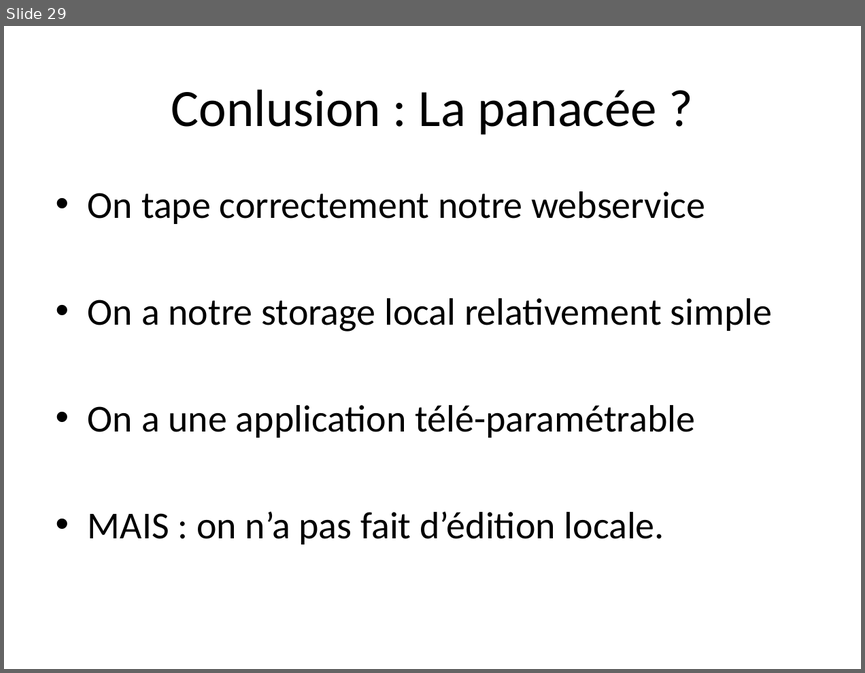
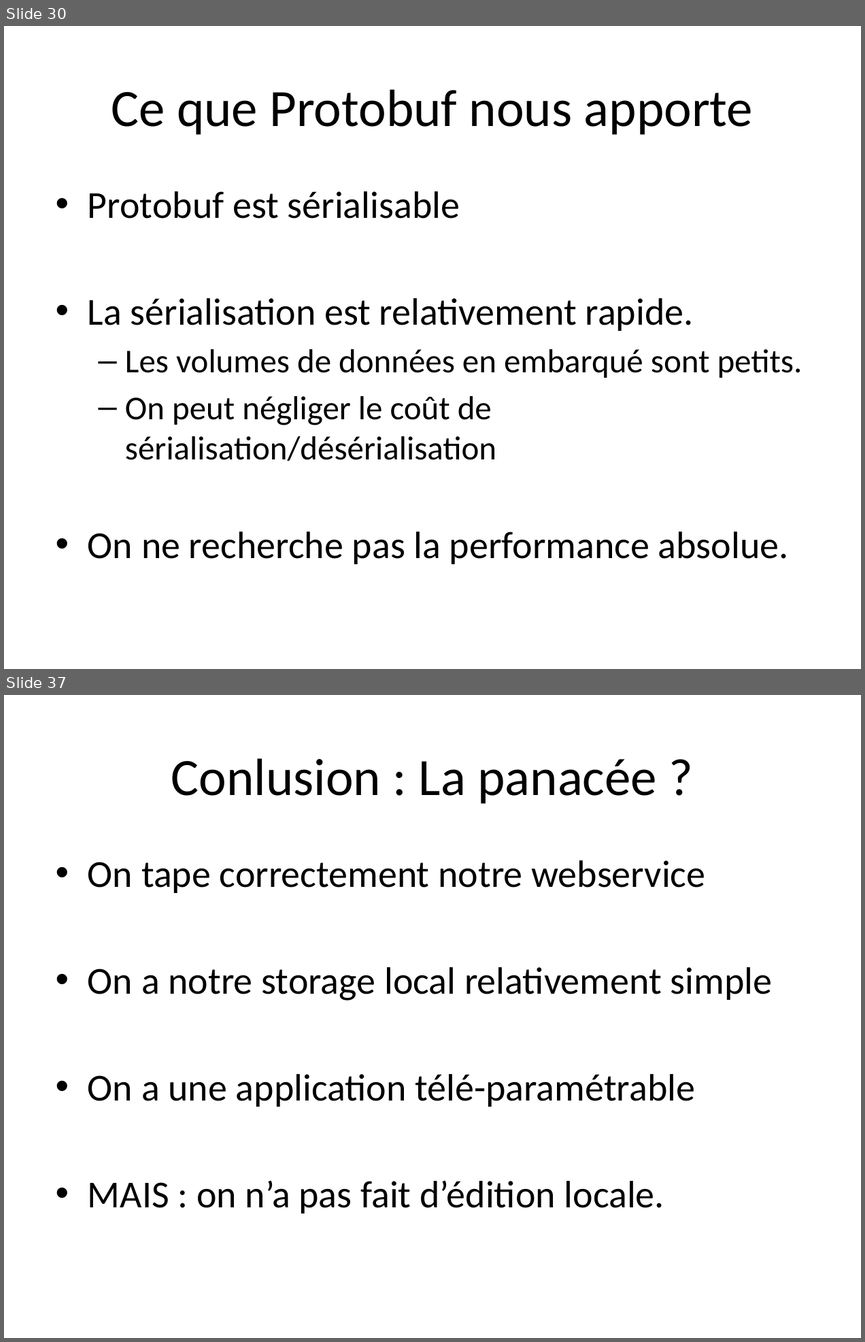
Before and after one commit to TheCopycat/protobuf-powered-android, a slide deck: protobuf-powered.pptx. Shown one above the other, each under a label of ours: slide 29 before the commit, slides 30 and 37 after it; the slides between them are not shown. The pictures are 865x673 and 865x1342 pixels, drawn with LibreOffice and Linux fonts; fonts in the diff are those of the drawing. Boxes give left, top, right and bottom in pixels: in the first picture for what was removed or moved away, otherwise in the second. Text is boxed around its words. In the diff, an @@ line names an element or a change of style, - is before the commit and + after.

```diff
--- a/protobuf-powered.pptx
+++ b/protobuf-powered.pptx
@@ slide 30 added at (4, 26, 861, 669), background #FFFFFF @@
@@ title added at (111, 89, 753, 135), 44 pt, text #000000 @@
+Ce que Protobuf nous apporte
@@ text added at (88, 191, 802, 564), 32 pt, text #000000 @@
+• Protobuf est sérialisable
+• La sérialisation est relativement rapide.
+  – Les volumes de données en embarqué sont petits.
+  – On peut négliger le coût de sérialisation/désérialisation
+• On ne recherche pas la performance absolue.
@@ what was slide 29 is now slide 37 @@
```
Also in this commit, not shown: 1 slide changed, 7 other slides added, 33 other files.
